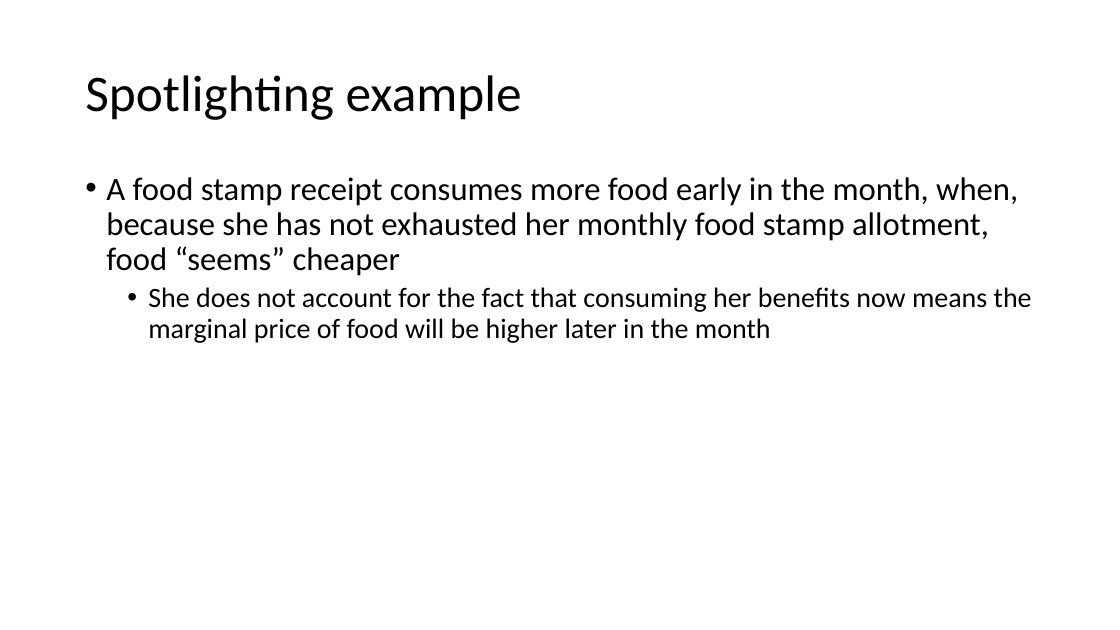
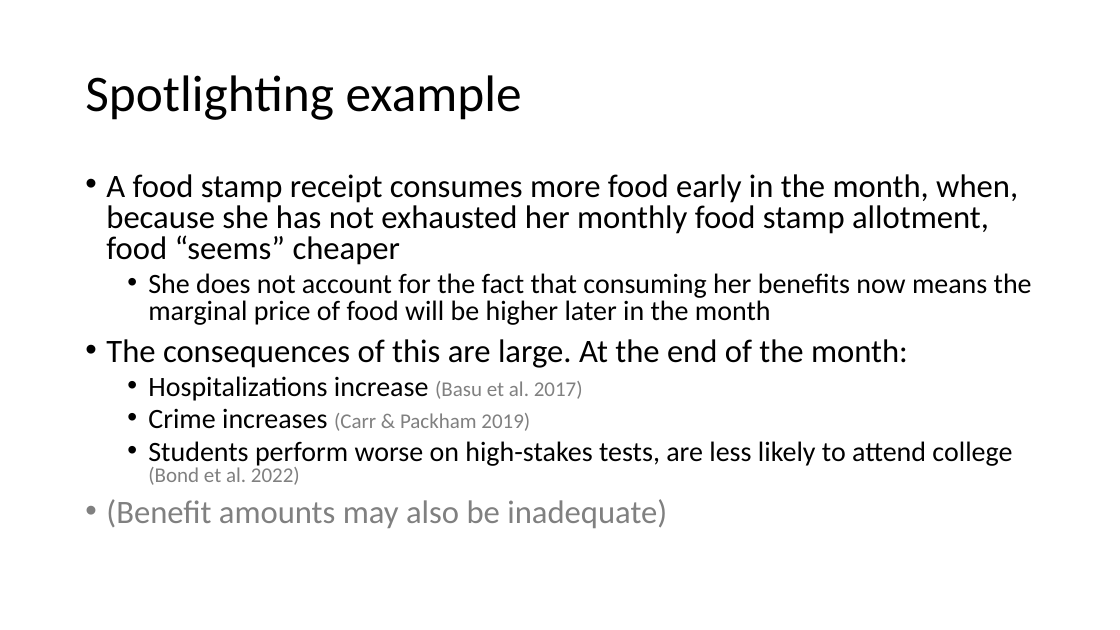
Before and after one commit to kpukelis/kpukelis-website, a slide deck: slide 14 of files/2022_API_102a_Section_01_answers_excerpt.pptx. Drawn at 1120x630 pixels with LibreOffice and Linux fonts; fonts in the diff are those of the drawing. Boxes give left, top, right and bottom in pixels: in the first picture for what was removed or moved away, otherwise in the second. Text is boxed around its words. In the diff, an @@ line names an element or a change of style, - is before the commit and + after.

```diff
--- a/files/2022_API_102a_Section_01_answers_excerpt.pptx
+++ b/files/2022_API_102a_Section_01_answers_excerpt.pptx
@@ text at <box>106,174,1032,325</box>: line spacing 0.9 to 0.8 @@
@@ text at <box>106,339,1012,528</box>: paragraphs added @@
+• The consequences of this are large. At the end of the month:
+  • Hospitalizations increase (Basu et al. 2017)
+  • Crime increases (Carr & Packham 2019)
+  • Students perform worse on high-stakes tests, are less likely to attend college (Bond et al. 2022)
+• (Benefit amounts may also be inadequate)
```
Also in this commit, not shown: 3 other files.
